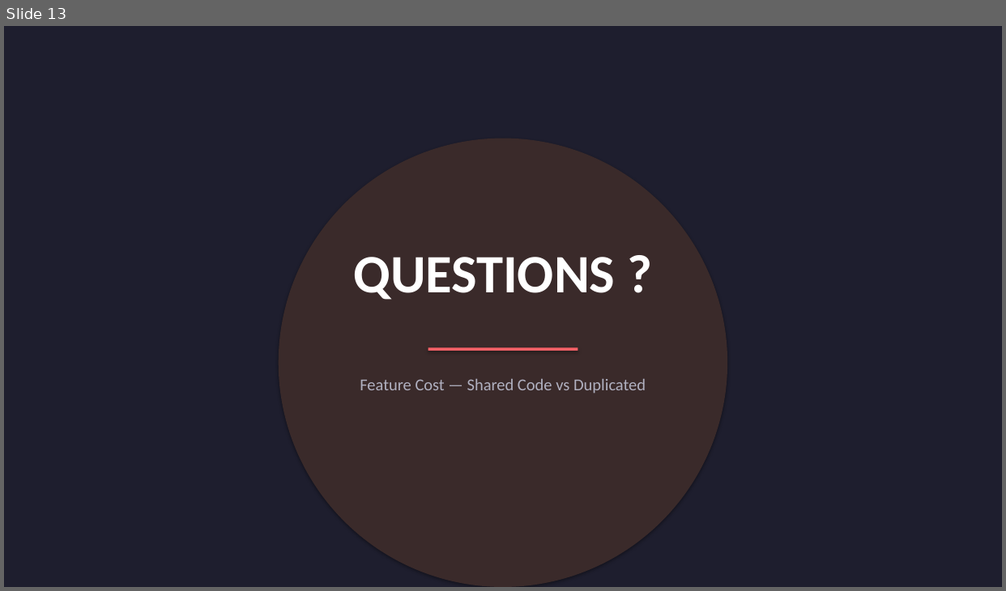
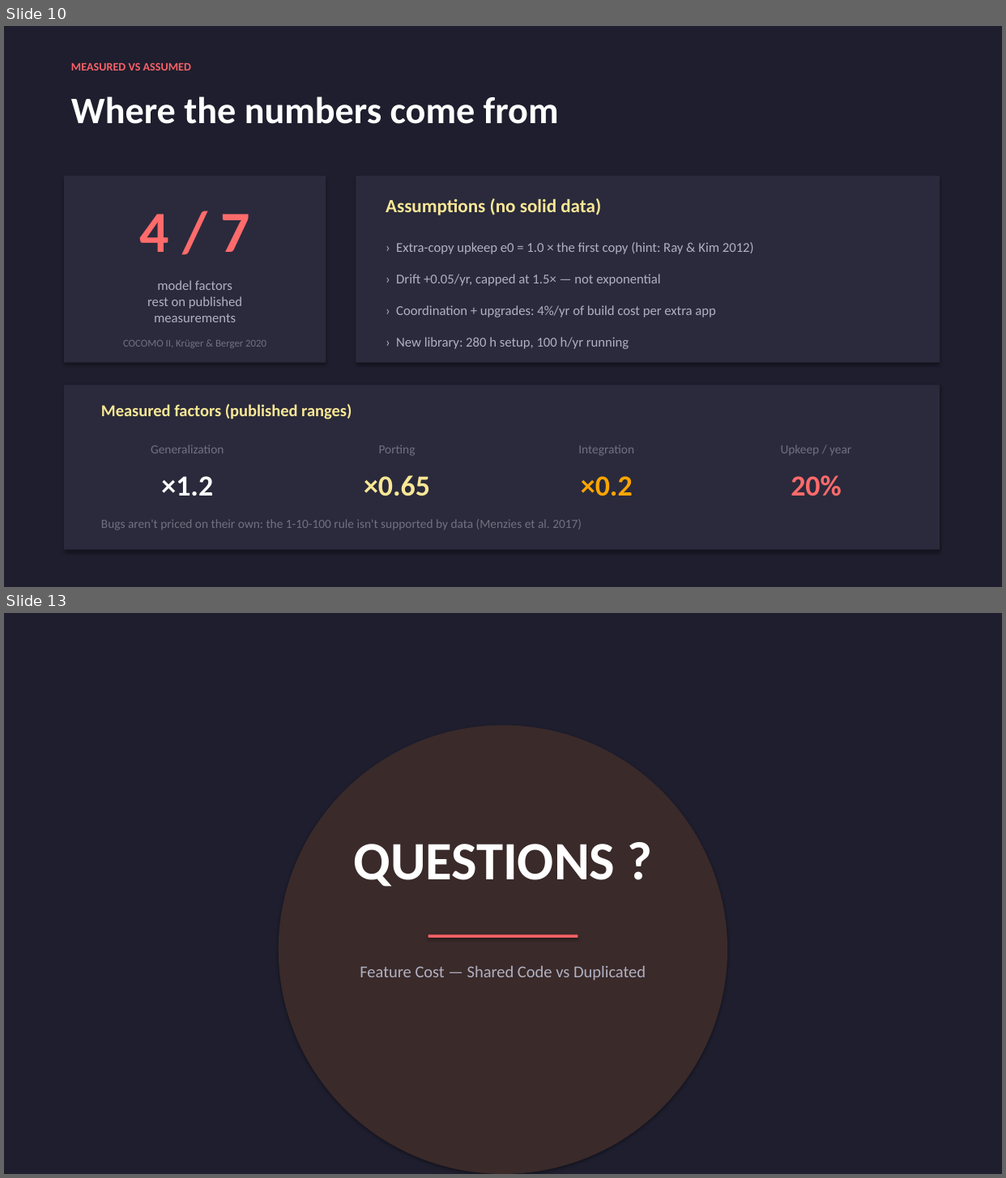
Before and after one commit to xeewi/noMigrationCost, a slide deck: docs/Feature-Cost-Shared-vs-Duplicated.pptx. Shown one above the other, each under a label of ours: slide 13 before the commit, slides 10 and 13 after it; the slides between them are not shown. The pictures are 1006x591 and 1006x1178 pixels, drawn with LibreOffice and Linux fonts; fonts in the diff are those of the drawing. Boxes give left, top, right and bottom in pixels: in the first picture for what was removed or moved away, otherwise in the second. Text is boxed around its words. In the diff, an @@ line names an element or a change of style, - is before the commit and + after.

Commit message:
docs: align presentations and video script with the new model

```diff
--- a/docs/Feature-Cost-Shared-vs-Duplicated.pptx
+++ b/docs/Feature-Cost-Shared-vs-Duplicated.pptx
@@ slide 10 added at [4,26,1002,587], background #1E1E2E @@
@@ text added at [71,62,191,71], 11 pt, text #F96167, bold @@
+MEASURED VS ASSUMED
@@ text added at [71,96,559,124], 36 pt, text #FFFFFF, bold @@
+Where the numbers come from
@@ rectangle added at [64,176,326,363], fill #2A2A3C @@
@@ rectangle added at [356,176,940,363], fill #2A2A3C @@
@@ text added at [139,214,249,252], 56 pt, text #FF6B6B, bold @@
+4 / 7
@@ text added at [386,199,601,216], 18 pt, text #F9E795, bold @@
+Assumptions (no solid data)
@@ text added at [396,242,754,254], 13 pt, text #B0B0C0 @@
+› Extra-copy upkeep e0 = 1.0 × the first copy (hint: Ray & Kim 2012)
@@ text added at [147,280,242,322], 13 pt, text #B0B0C0 @@
+model factors
+rest on published
+measurements
@@ text added at [396,274,660,286], 13 pt, text #B0B0C0 @@
+› Drift +0.05/yr, capped at 1.5× — not exponential
@@ text added at [396,305,715,318], 13 pt, text #B0B0C0 @@
+› Coordination + upgrades: 4%/yr of build cost per extra app
@@ text added at [123,340,266,348], 10 pt, text #707080 @@
+COCOMO II, Krüger & Berger 2020
@@ text added at [396,337,629,349], 13 pt, text #B0B0C0 @@
+› New library: 280 h setup, 100 h/yr running
@@ rectangle added at [64,386,940,550], fill #2A2A3C @@
@@ text added at [101,404,351,420], 16 pt, text #F9E795, bold @@
+Measured factors (published ranges)
@@ text added at [151,445,224,454], 12 pt, text #707080 @@
+Generalization
@@ text added at [379,446,415,456], 12 pt, text #707080 @@
+Porting
@@ text added at [578,446,634,456], 12 pt, text #707080 @@
+Integration
@@ text added at [781,446,851,455], 12 pt, text #707080 @@
+Upkeep / year
@@ text added at [161,476,213,496], 28 pt, text #FFFFFF, bold @@
+×1.2
@@ text added at [364,476,430,497], 28 pt, text #F9E795, bold @@
+×0.65
@@ text added at [581,476,633,497], 28 pt, text #FFA500, bold @@
+×0.2
@@ text added at [791,476,842,497], 28 pt, text #FF6B6B, bold @@
+20%
@@ text added at [101,519,582,531], 12 pt, text #707080 @@
+Bugs aren't priced on their own: the 1-10-100 rule isn't supported by data (Menzies et al. 2017)
```
Also in this commit, not shown: 10 slides changed, 1 other slide added, 2 slides removed, 4 other files.
